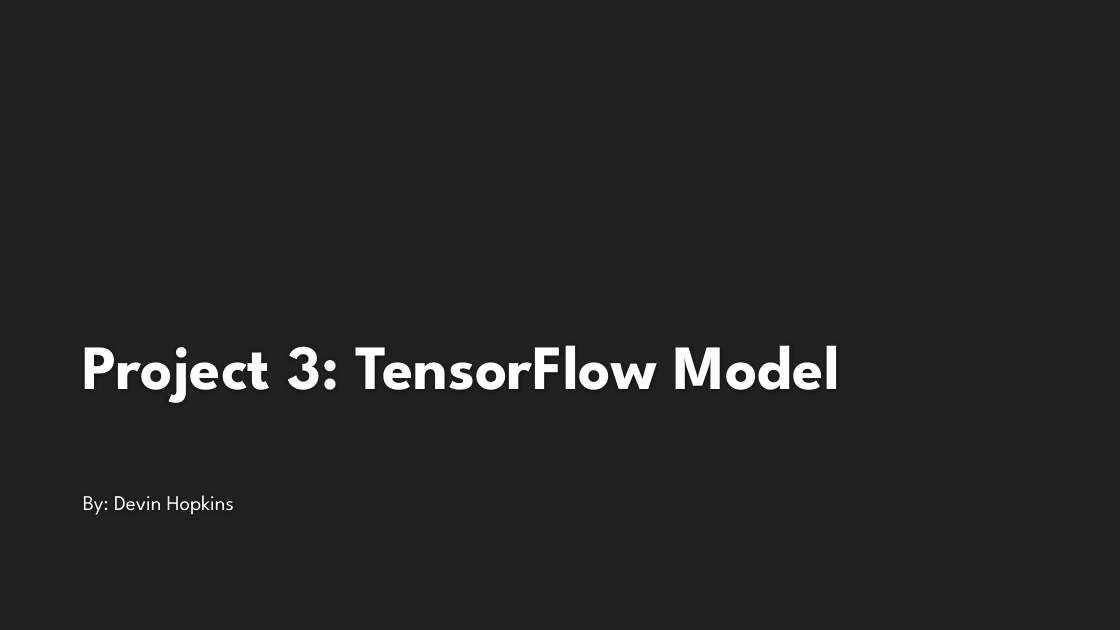
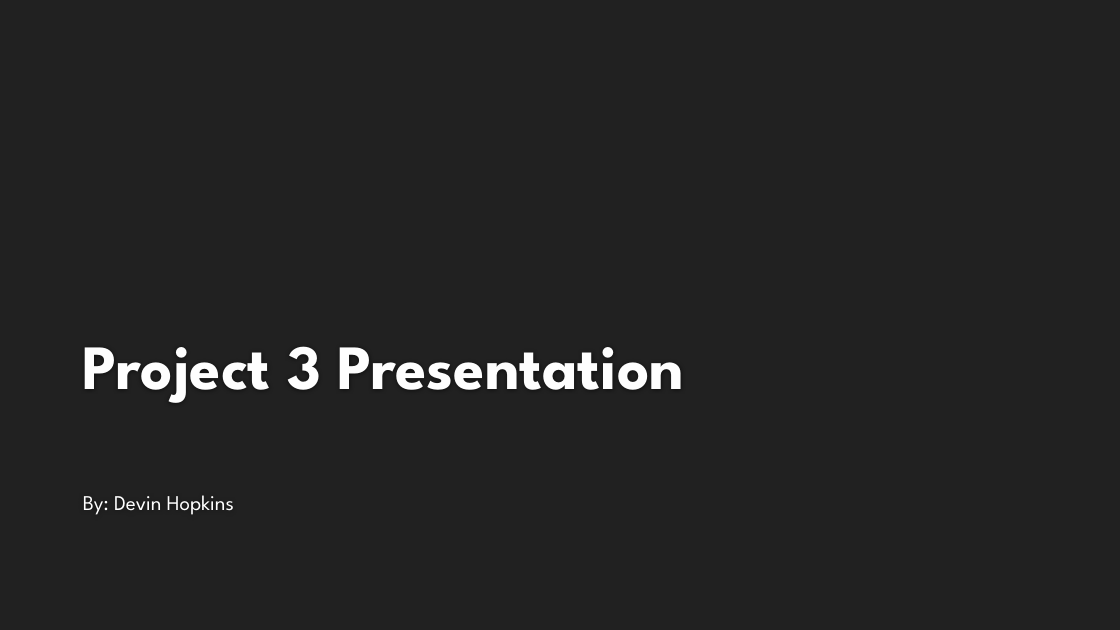
Before and after one commit to caxter99/School_Projects, a slide deck: slide 1 of AI/Project3/Findings Presentation.pptx. Drawn at 1120x630 pixels with LibreOffice and Linux fonts; fonts in the diff are those of the drawing; background and template pictures are left out. Boxes give left, top, right and bottom in pixels: in the first picture for what was removed or moved away, otherwise in the second. Text is boxed around its words. In the diff, an @@ line names an element or a change of style, - is before the commit and + after.

Commit message:
Changed the title slide of the presentation

```diff
--- a/AI/Project3/Findings Presentation.pptx
+++ b/AI/Project3/Findings Presentation.pptx
@@ title at (83, 346, 684, 403): text changed @@
-Project 3: TensorFlow Model
+Project 3 Presentation
```
Also in this commit, not shown: 1 other file.
